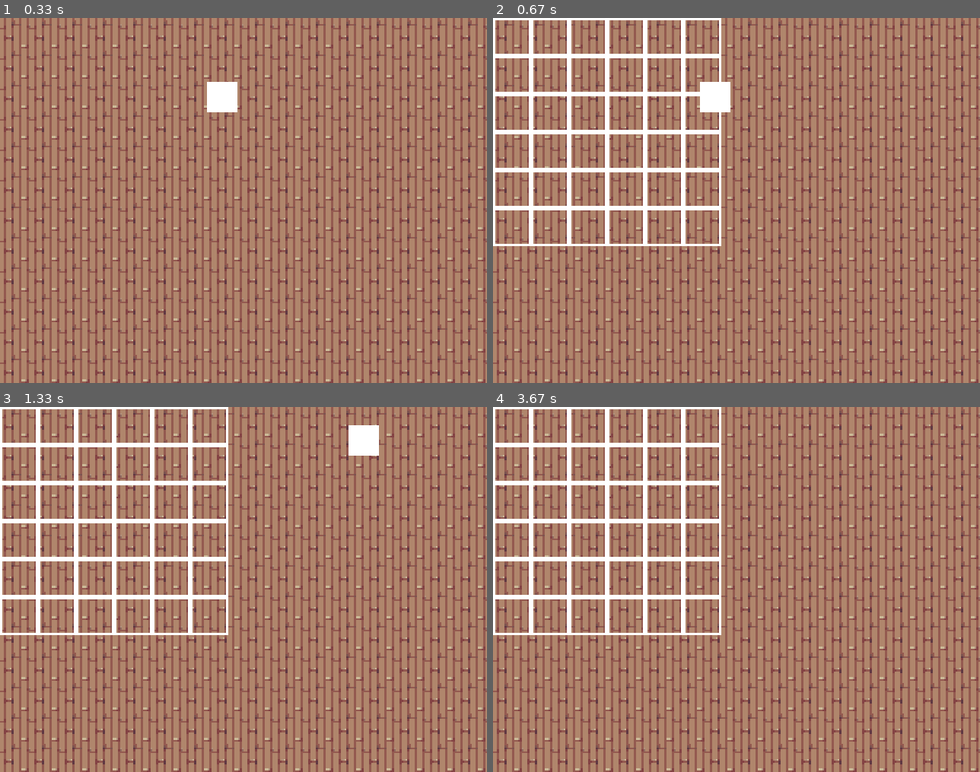
Above: before the commit, frames 1-4 (two rows, left to right).
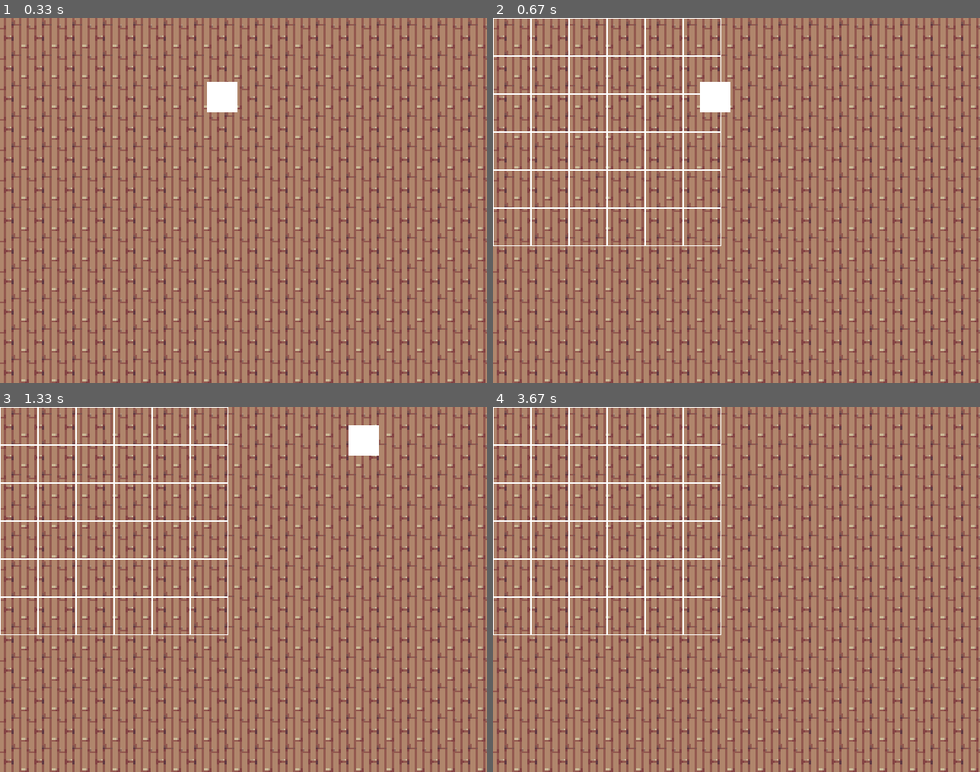
Above: after the commit, the same moments.

Repository: Feiyang0303/Let-Him-Cook
Game: pygame game, started from main.py
Two runs of this game, one before a commit and one after it. Both use one fixed random seed, a clock stepped at 60 frames per second and the inputs below.
Inputs:
- Up to frame 1 (0.33 s): no input
- Up to frame 2 (0.67 s): tap I at 0.33 s
- Up to frame 3 (1.33 s): hold D 0.67-1.13 s; hold W from 1.17 s (still down)
- Up to frame 4 (3.67 s): release W at 1.47 s; hold D 1.5-1.97 s; tap I at 1.65, 3.05 s; hold A 2-2.53 s; hold S 2.57-2.87 s; hold A 2.9-3.3 s; hold W from 3.33 s (still down)

Frame 1 is identical in both runs. In frame 2, 4.3% of the frame differs, in the area x 0-47%, y 0-63%; in frame 3, 4.3%; in frame 4, 4.3%.

Commit message:
Update items.py

Diff:
--- a/items.py
+++ b/items.py
@@ -38,6 +38,6 @@
             for col in range(Storage.COLS):
                 x = col * Storage.SLOT_SIZE
                 y = row * Storage.SLOT_SIZE
-                pg.draw.rect(screen, (255, 255, 255), (x, y, Storage.SLOT_SIZE, Storage.SLOT_SIZE), 3)
+                pg.draw.rect(screen, (255, 255, 255), (x, y, Storage.SLOT_SIZE, Storage.SLOT_SIZE), 1)
                 if self.items[row][col]:
                     self.items[row][col].display_image(screen, x, y)
